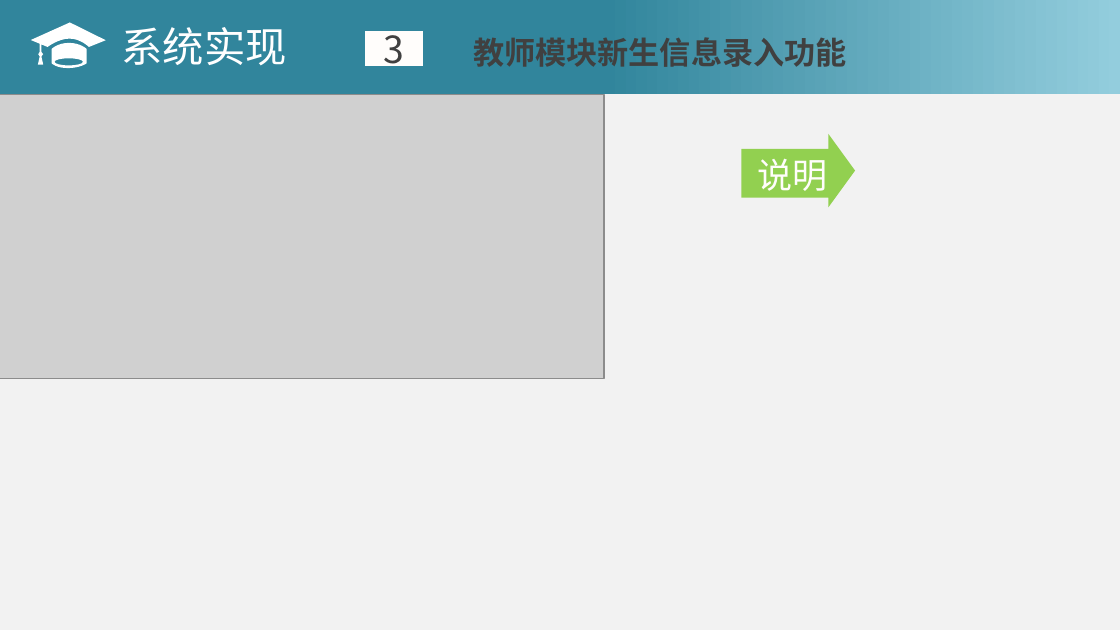
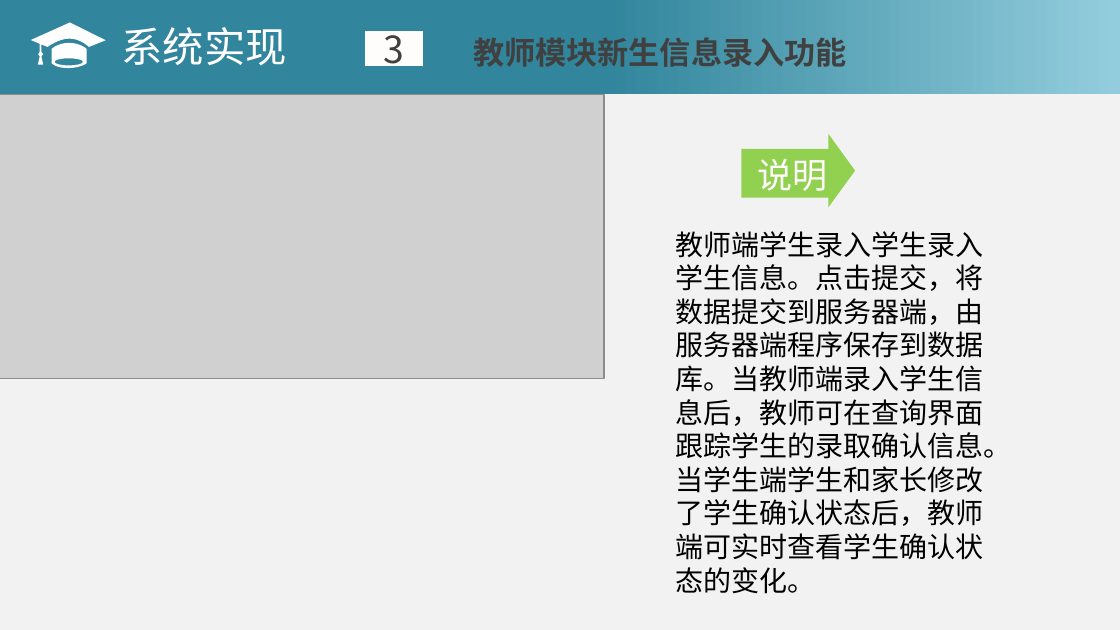
Before and after one commit to ElizabethElizabeth/studentsystem, a slide deck: slide 16 of 计算机151王倩.pptx. Drawn at 1120x630 pixels with LibreOffice and Linux fonts; fonts in the diff are those of the drawing; grey boxes stand for pictures. Boxes give left, top, right and bottom in pixels: in the first picture for what was removed or moved away, otherwise in the second. Text is boxed around its words. In the diff, an @@ line names an element or a change of style, - is before the commit and + after.

Commit message:
add new

```diff
--- a/计算机151王倩.pptx
+++ b/计算机151王倩.pptx
@@ text added at (x1=676, y1=231, x2=1012, y2=594), 18 pt, text #000000 @@
+教师端学生录入学生录入学生信息。点击提交，将数据提交到服务器端，由服务器端程序保存到数据库。当教师端录入学生信息后，教师可在查询界面跟踪学生的录取确认信息。当学生端学生和家长修改了学生确认状态后，教师端可实时查看学生确认状态的变化。
```
Also in this commit, not shown: 3 other slides changed.
